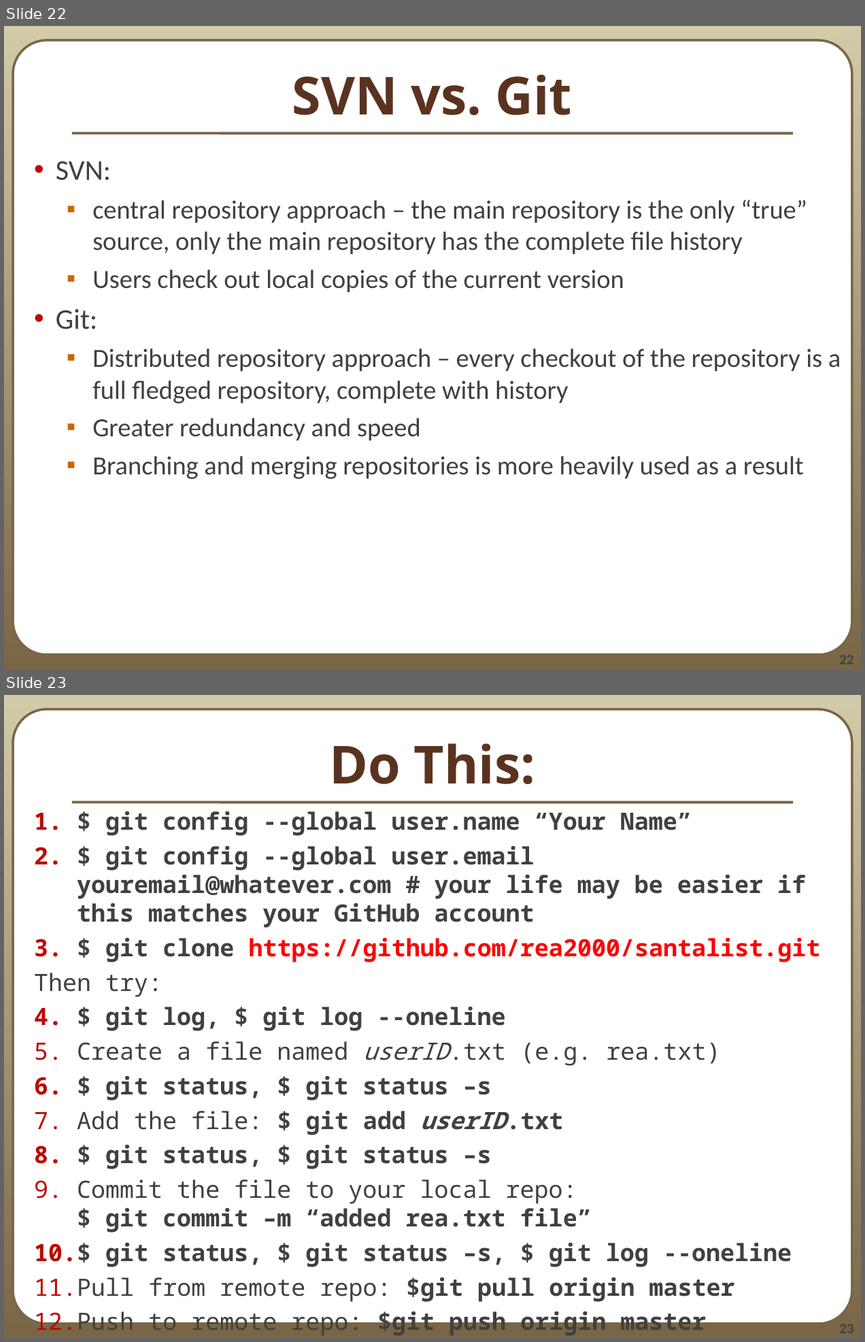
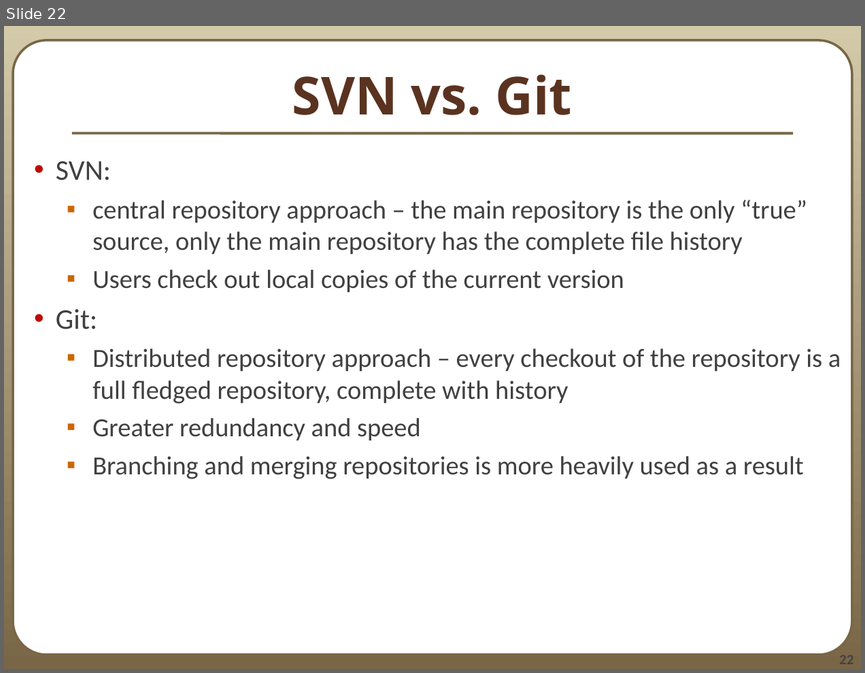
Before and after one commit to rdeits/git-tutorial, a slide deck: 390aGitIntro_12au.odp. Shown one above the other, each under a label of ours: slides 22 and 23 before the commit, slide 22 after it. The pictures are 865x1342 and 865x673 pixels, drawn with LibreOffice and Linux fonts; fonts in the diff are those of the drawing. Boxes give left, top, right and bottom in pixels: in the first picture for what was removed or moved away, otherwise in the second. Text is boxed around its words. In the diff, an @@ line names an element or a change of style, - is before the commit and + after.

```diff
--- a/390aGitIntro_12au.odp
+++ b/390aGitIntro_12au.odp
@@ slide 23 removed at bbox=[4, 695, 861, 1338], background gradient #D3CAAA to #796646; not listed: 3 template elements that a slide beside it also shows @@
@@ title removed at bbox=[329, 743, 536, 784] @@
-Do This:
@@ text removed at bbox=[34, 811, 821, 1335] @@
-1. $ git config --global user.name “Your Name”
-2. $ git config --global user.email youremail@whatever.com # your life may be easier if this matches your GitHub account
-3. $ git clone https://github.com/rea2000/santalist.git
-Then try:
-1. $ git log, $ git log --oneline
-2. Create a file named userID.txt (e.g. rea.txt)
-3. $ git status, $ git status –s
-4. Add the file: $ git add userID.txt
-5. $ git status, $ git status –s
-6. Commit the file to your local repo:
-   $ git commit –m “added rea.txt file”
-7. $ git status, $ git status –s, $ git log --oneline
-8. Pull from remote repo: $git pull origin master
-9. Push to remote repo: $git push origin master
```
Also in this commit, not shown: 1 slide changed, 5 slides added.
